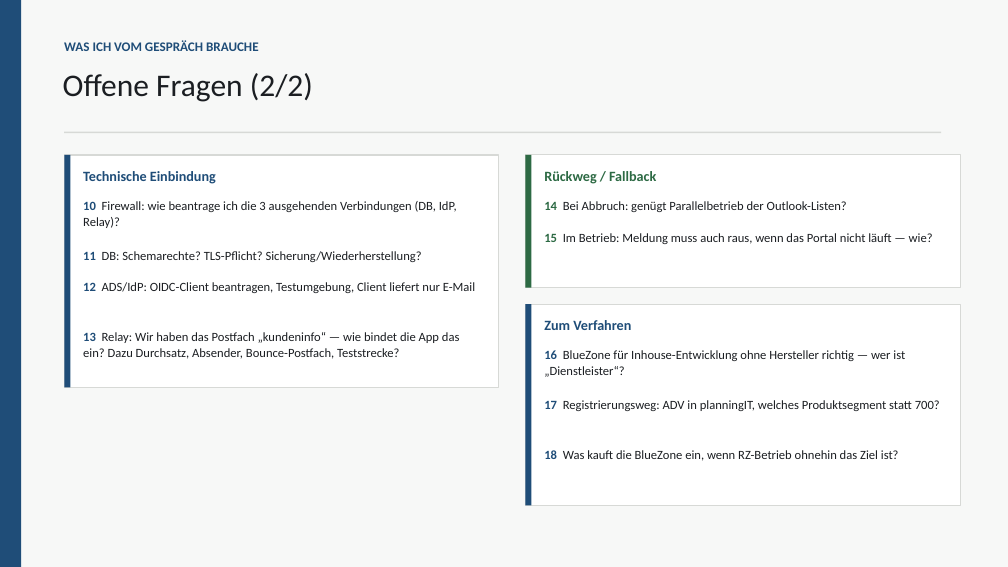
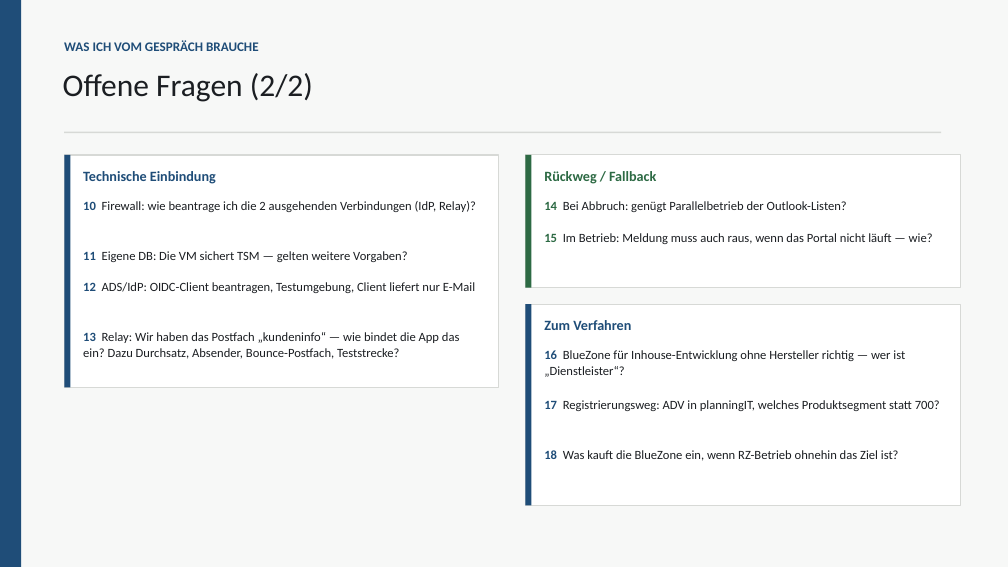
Before and after one commit to NeoAsylum/kundeninfo_newsletter, a slide deck: slide 10 of docs/governance/Stoerungsinfos-BlueZone.pptx. Drawn at 1008x567 pixels with LibreOffice and Linux fonts; fonts in the diff are those of the drawing. Boxes give left, top, right and bottom in pixels: in the first picture for what was removed or moved away, otherwise in the second. Text is boxed around its words. In the diff, an @@ line names an element or a change of style, - is before the commit and + after.

```diff
--- a/docs/governance/Stoerungsinfos-BlueZone.pptx
+++ b/docs/governance/Stoerungsinfos-BlueZone.pptx
@@ text at (83,201,476,212): text changed @@
-10 Firewall: wie beantrage ich die 3 ausgehenden Verbindungen (DB, IdP, Relay)?
+10 Firewall: wie beantrage ich die 2 ausgehenden Verbindungen (IdP, Relay)?
@@ text at (83,251,407,262): text changed @@
-11 DB: Schemarechte? TLS-Pflicht? Sicherung/Wiederherstellung?
+11 Eigene DB: Die VM sichert TSM — gelten weitere Vorgaben?
```
Also in this commit, not shown: 7 other slides changed, 6 other files.
